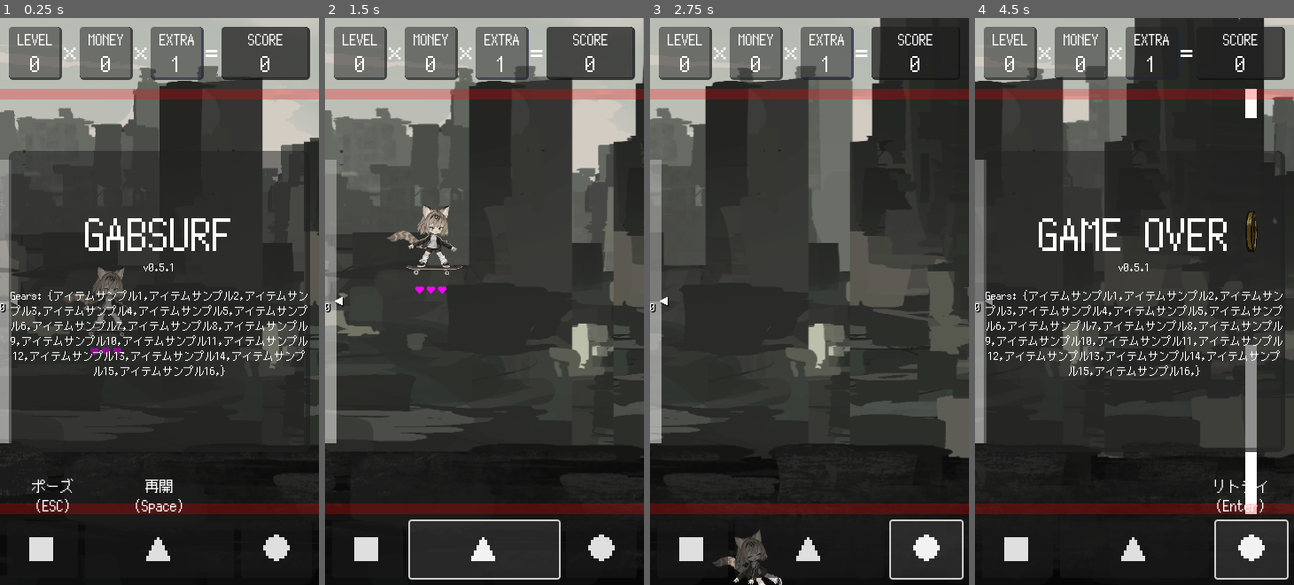
Above: before the commit, frames 1-4 (left to right).
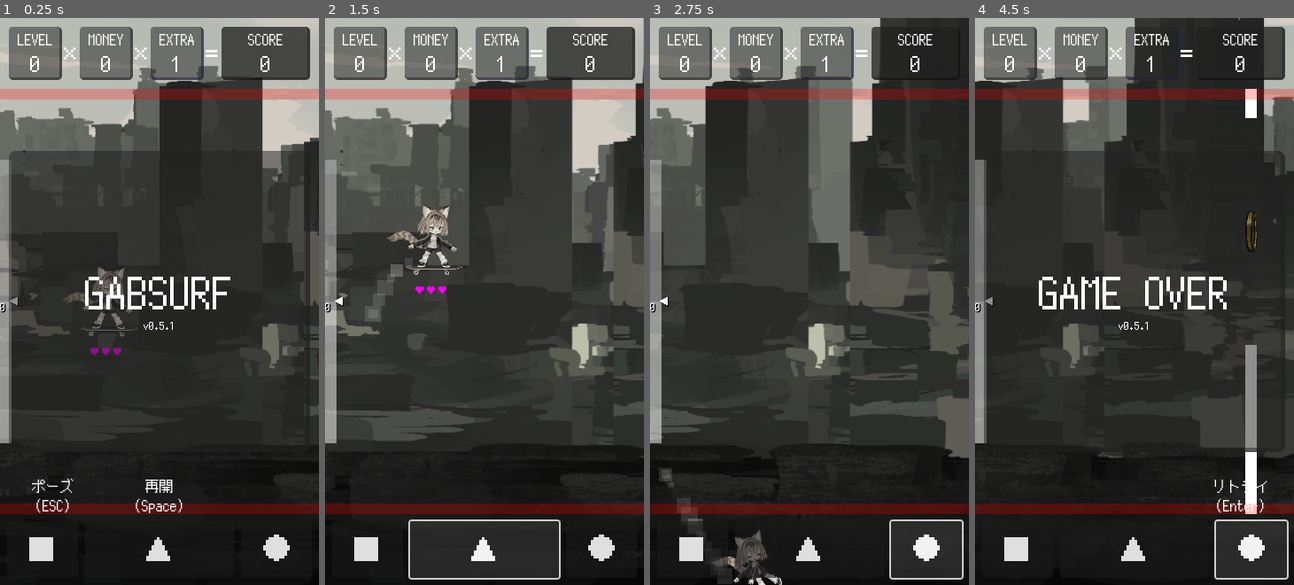
Above: after the commit, the same moments.

Repository: kamikoloss/gabsurf
Game: Godot game, scene res://scenes/main.tscn
The game is run twice, just before and just after one commit, with the same random seed, the same clock (stepped at 60 frames per second) and the same inputs. Sound files missing from this copy of the repository are replaced by a short silence.
Inputs:
- Up to frame 1 (0.25 s): no input
- Up to frame 2 (1.5 s): click "■" at 0.5 s; click "▲" at 1.25 s
- Up to frame 3 (2.75 s): click "●" at 2 s
- Up to frame 4 (4.5 s): click "■" at 2.75 s; click "▲" at 3.5 s; click "●" at 4.25 s

The runs differ from the first frame. In frame 1, 4.1% of the frame differs, in the area x 3-97%, y 35-64%; in frame 2, 0.5%; in frame 3, 0.4%; in frame 4, 4.4%.

Commit message:
Hero に Particle をつけてみた

Diff:
--- a/scenes/main.tscn
+++ b/scenes/main.tscn
@@ -62,6 +62,13 @@
 [sub_resource type="RectangleShape2D" id="RectangleShape2D_e62gy"]
 size = Vector2(128, 32)
 
+[sub_resource type="ParticleProcessMaterial" id="ParticleProcessMaterial_rhkc2"]
+particle_flag_disable_z = true
+gravity = Vector3(0, -98, 0)
+scale_min = 5.0
+scale_max = 20.0
+color = Color(1, 1, 1, 0.12549)
+
 [sub_resource type="RectangleShape2D" id="RectangleShape2D_3ebco"]
 size = Vector2(360, 640)
 
@@ -174,6 +181,13 @@
 self_modulate = Color(0, 1, 0, 0.25098)
 scale = Vector2(0.5, 0.125)
 texture = ExtResource("3_fq3iy")
+
+[node name="GPUParticles2D" type="GPUParticles2D" parent="Game/Hero"]
+position = Vector2(-64, 64)
+scale = Vector2(1, 1)
+amount = 64
+amount_ratio = 0.5
+process_material = SubResource("ParticleProcessMaterial_rhkc2")
 
 [node name="UI" type="Control" parent="Game/Hero"]
 layout_mode = 3
@@ -793,6 +807,7 @@
 vertical_alignment = 1
 
 [node name="Gears" type="Label" parent="UI/CanvasLayer/Layout/Body/Panel/Labels"]
+visible = false
 custom_minimum_size = Vector2(0, 128)
 layout_mode = 2
 theme_override_fonts/font = ExtResource("1_vc8gg")
Not shown: 1 places in scenes/main.tscn that only renumber resources
